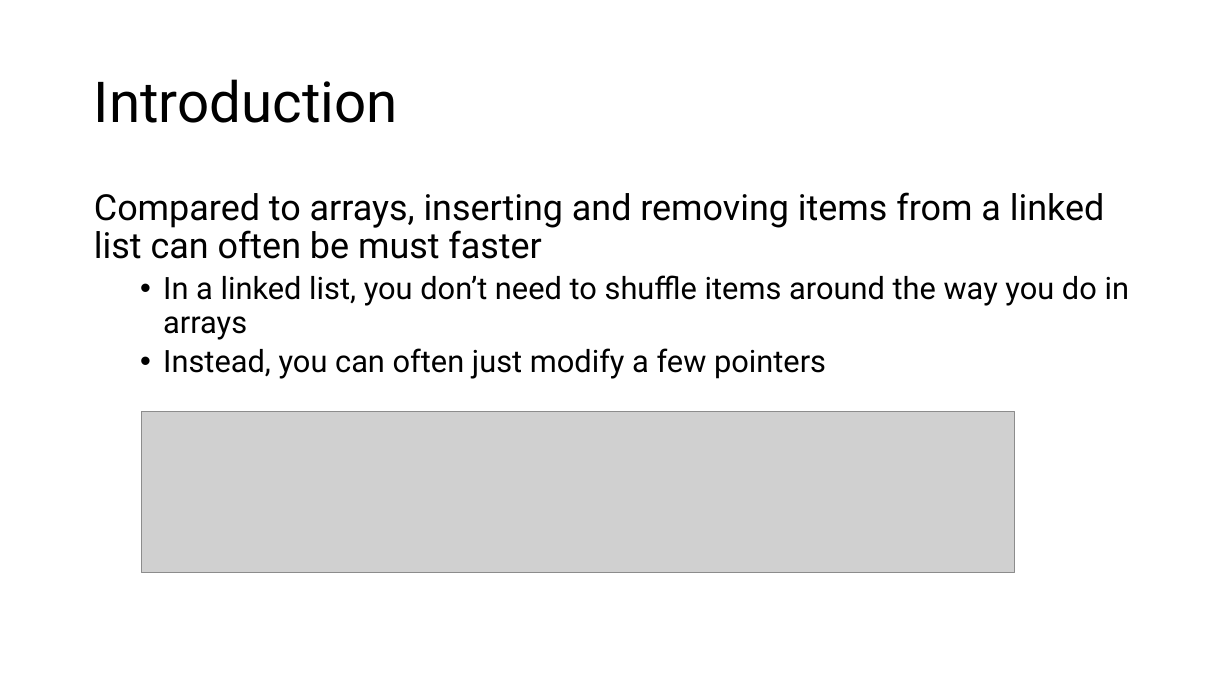
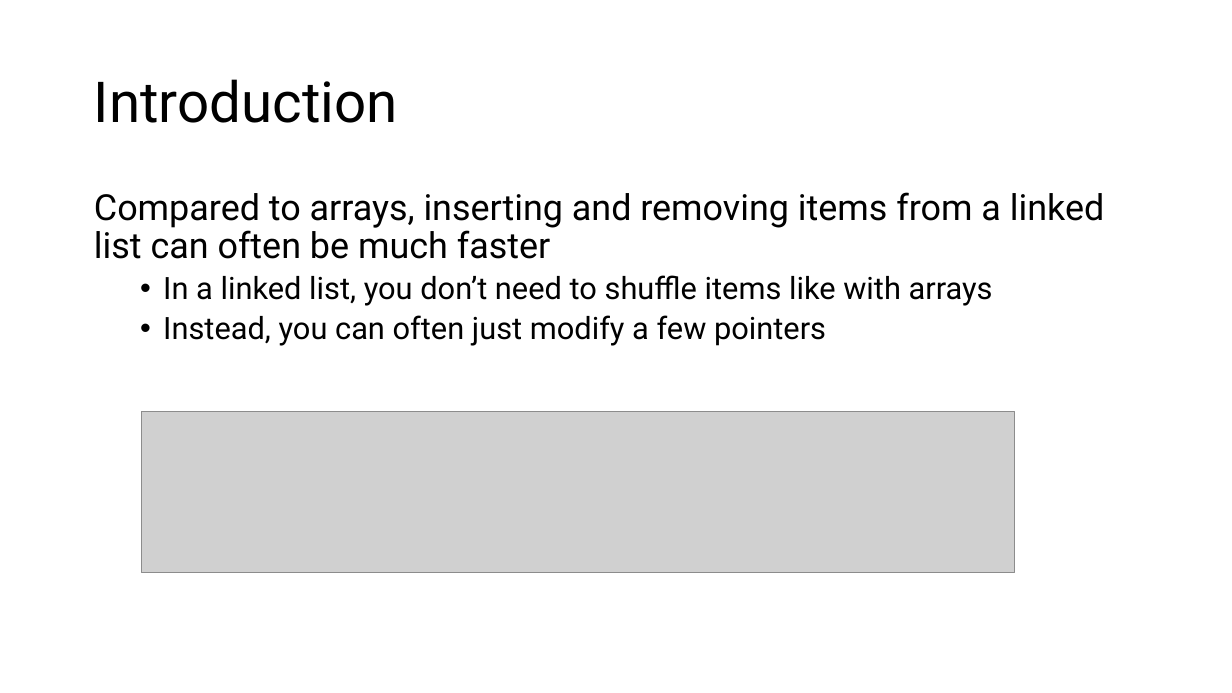
Before and after one commit to sotasota-sfu/cmpt225Summer2026, a slide deck: slide 3 of lectures/lecture2_3/lecture2.pptx. Drawn at 1232x693 pixels with LibreOffice and Linux fonts; fonts in the diff are those of the drawing; grey boxes stand for pictures. Boxes give left, top, right and bottom in pixels: in the first picture for what was removed or moved away, otherwise in the second. Text is boxed around its words. In the diff, an @@ line names an element or a change of style, - is before the commit and + after.

```diff
--- a/lectures/lecture2_3/lecture2.pptx
+++ b/lectures/lecture2_3/lecture2.pptx
@@ text at [94, 192, 1104, 306]: text changed @@
-Compared to arrays, inserting and removing items from a linked list can often be must faster
-  • In a linked list, you don’t need to shuffle items around the way you do in arrays
+Compared to arrays, inserting and removing items from a linked list can often be much faster
+  • In a linked list, you don’t need to shuffle items like with arrays
```
Also in this commit, not shown: 4 other slides changed, 4 slides added, 24 other files.
